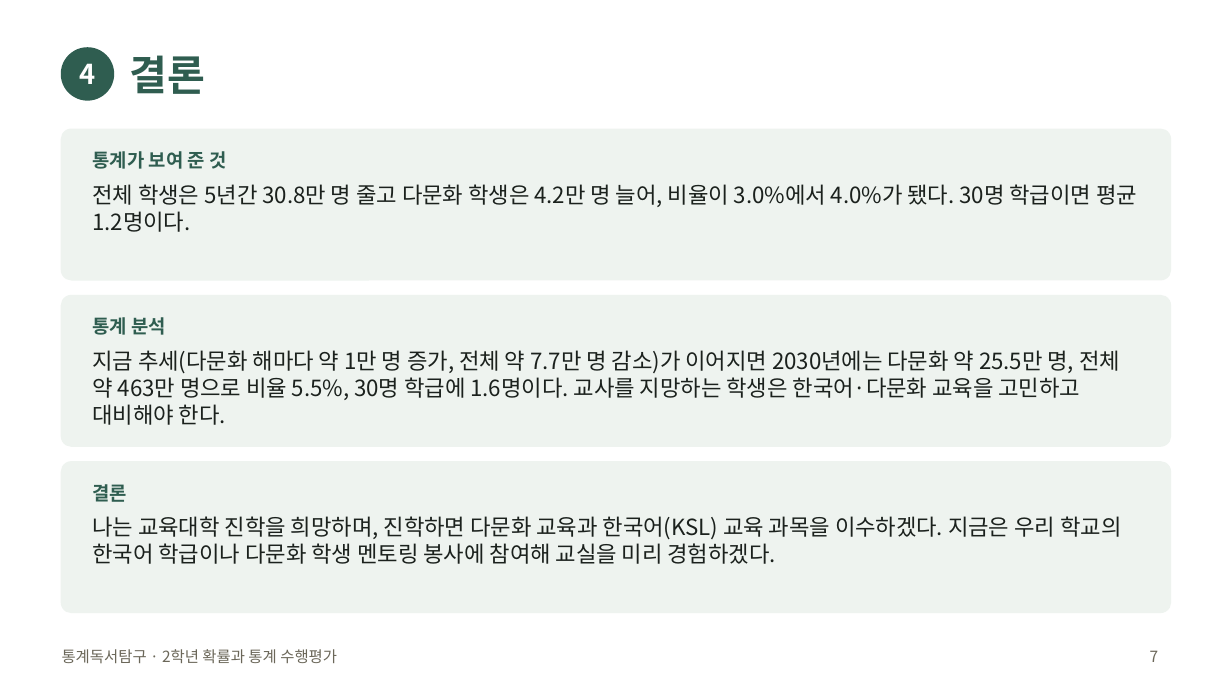
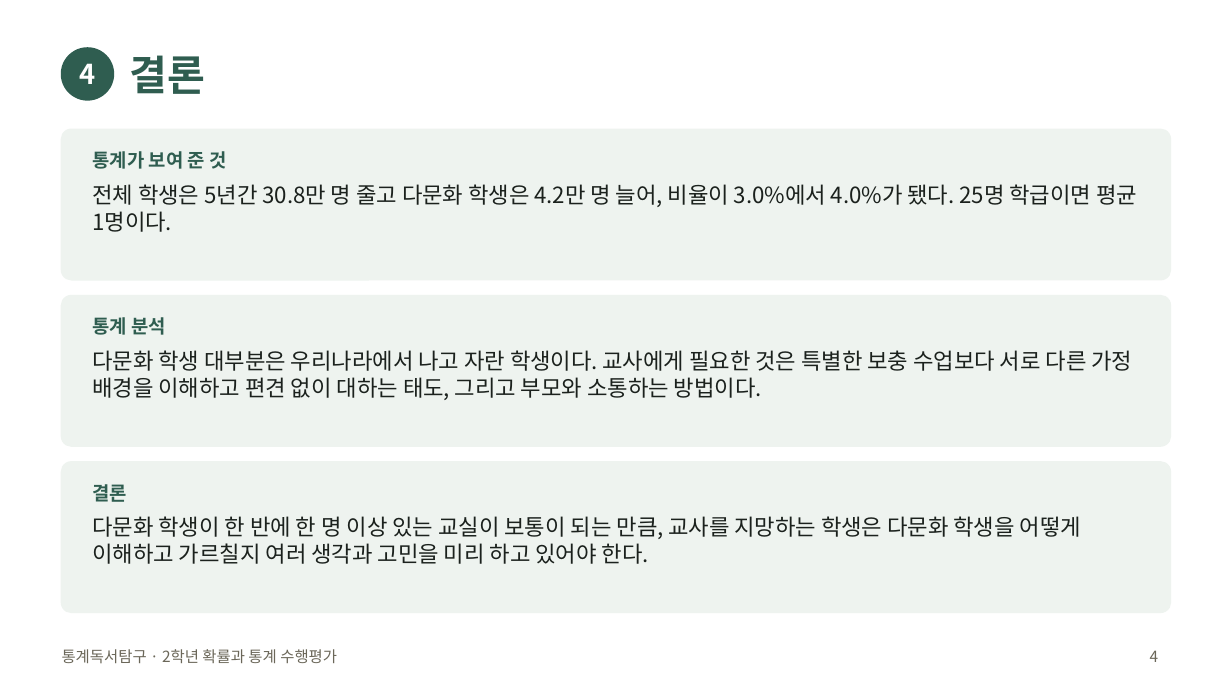
Before and after one commit to jaegeunsongsong/autobot, a slide deck: slide 4 of docs/2026-2학기-통계독서탐구-수행평가/발표예시-교육.pptx (slide 7 before the commit). Drawn at 1232x693 pixels with LibreOffice and Linux fonts; fonts in the diff are those of the drawing. Boxes give left, top, right and bottom in pixels: in the first picture for what was removed or moved away, otherwise in the second. Text is boxed around its words. In the diff, an @@ line names an element or a change of style, - is before the commit and + after.

```diff
--- a/docs/2026-2학기-통계독서탐구-수행평가/발표예시-교육.pptx
+++ b/docs/2026-2학기-통계독서탐구-수행평가/발표예시-교육.pptx
@@ text at <box>92,184,1137,232</box>: text changed @@
-전체 학생은 5년간 30.8만 명 줄고 다문화 학생은 4.2만 명 늘어, 비율이 3.0%에서 4.0%가 됐다. 30명 학급이면 평균 1.2명이다.
+전체 학생은 5년간 30.8만 명 줄고 다문화 학생은 4.2만 명 늘어, 비율이 3.0%에서 4.0%가 됐다. 25명 학급이면 평균 1명이다.
@@ text at <box>92,350,1133,400</box>: text changed @@
-지금 추세(다문화 해마다 약 1만 명 증가, 전체 약 7.7만 명 감소)가 이어지면 2030년에는 다문화 약 25.5만 명, 전체 약 463만 명으로 비율 5.5%, 30명 학급에 1.6명이다. 교사를 지망하는 학생은 한국어·다문화 교육을 고민하고 대비해야 한다.
+다문화 학생 대부분은 우리나라에서 나고 자란 학생이다. 교사에게 필요한 것은 특별한 보충 수업보다 서로 다른 가정 배경을 이해하고 편견 없이 대하는 태도, 그리고 부모와 소통하는 방법이다.
@@ text at <box>92,516,1081,564</box>: text changed @@
-나는 교육대학 진학을 희망하며, 진학하면 다문화 교육과 한국어(KSL) 교육 과목을 이수하겠다. 지금은 우리 학교의 한국어 학급이나 다문화 학생 멘토링 봉사에 참여해 교실을 미리 경험하겠다.
+다문화 학생이 한 반에 한 명 이상 있는 교실이 보통이 되는 만큼, 교사를 지망하는 학생은 다문화 학생을 어떻게 이해하고 가르칠지 여러 생각과 고민을 미리 하고 있어야 한다.
@@ page number at <box>1150,650,1159,662</box>: text changed @@
-7
+4
```
Also in this commit, not shown: 1 other slide changed, 4 slides removed, 8 other files.
